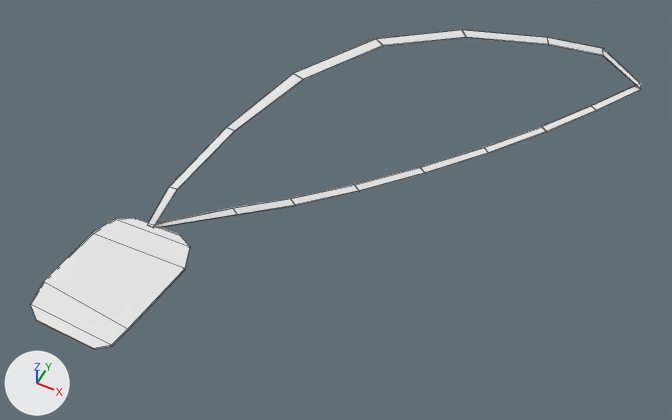
Two versions of the FBX model Assets/Models/Props/ID card/IDcard.fbx, one commit apart.
Both versions are drawn from a camera (50 mm lens) standing at (0.564, -0.501, 0.909) and looking at (0.193, 0.241, -0.02). The axes (+X, +Y, +Z) are drawn at lower left. The lights are the same throughout. The first picture is the older version. Mesh edges are drawn as thin lines.

Names of what the first picture shows: 'ID card'.
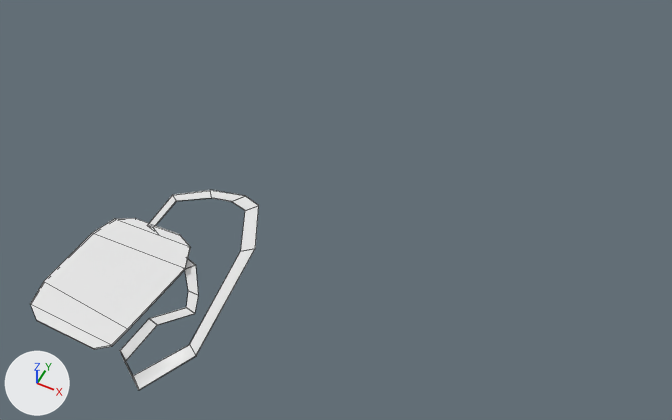
Changed parts and their boxes (x1, y1, x2, y2) in the pictures (672 x 420 px; the box of a moved part takes in the faces that stretch with it):
'ID card', reshaped, moved, rescaled (62% narrower, 37% shorter): before (30, 30, 641, 349); after (30, 190, 259, 390)
part 1 of me_plane, moved or reshaped: (30, 218, 190, 349) in both
part 2 of me_plane, added: after (120, 190, 259, 390)
part 3 of me_plane, added: after (123, 198, 259, 388)
part 4 of me_plane, deleted: before (149, 30, 641, 227)

What the commit changed:
me_plane is used by ob_id_card; location (0.161, 0.305, -0.001); rotation (1.571, 0.0, 0.0), in degrees (90, 0, 0); scale (0.01, 0.01, 0.01).
me_plane had 88 vertices, 54 faces and spanned x -22.6..33.5, y -5.4..6.4, z -37.5..39.8.
me_plane now has 76 vertices, 48 faces and spans x -0.1..0.2, y 0.0, z -0.2..0.1.
me_plane part 1: the loose piece of 24 vertices spanning x -22.6..-8.3, y 0.2..0.4, z 20.9..39.8 is scaled about its middle by 0.01, then moved by (15.4, -0.3, -30.3).
me_plane part 2: a new loose piece of 26 vertices spanning x 0.0..0.2, y 0.0, z -0.2..0.1.
me_plane part 3: a new loose piece of 26 vertices spanning x 0.0..0.2, y 0.0, z -0.2..0.1.
Part 4, on me_plane:
64 vertices are removed from x -16.8..33.5, y -5.4..6.4, z -37.5..21.4.
32 faces are deleted.
Object 'ID card' (ob_id_card) moves from (0.161, 0.305, -0.001) to (0.0, 0.0, 0.0).
Object 'ID card' (ob_id_card) is rescaled from (0.01, 0.01, 0.01) to (1.0, 1.0, 1.0).
